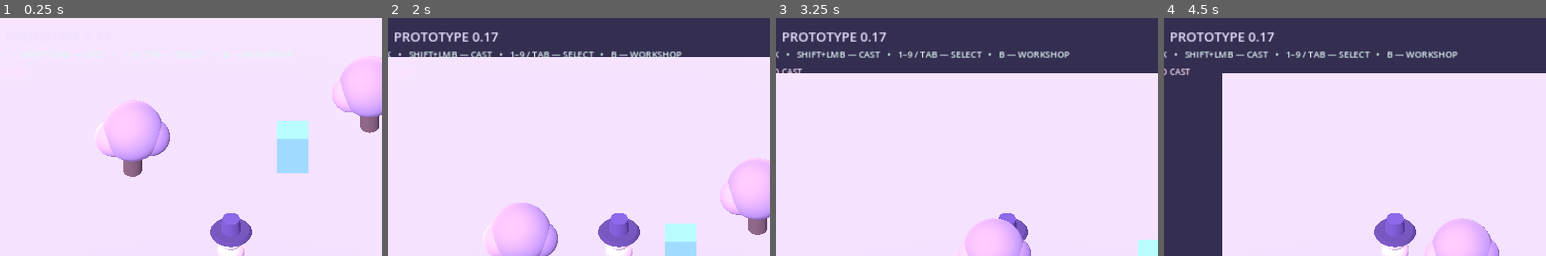
Above: before the commit, frames 1-4 (left to right).
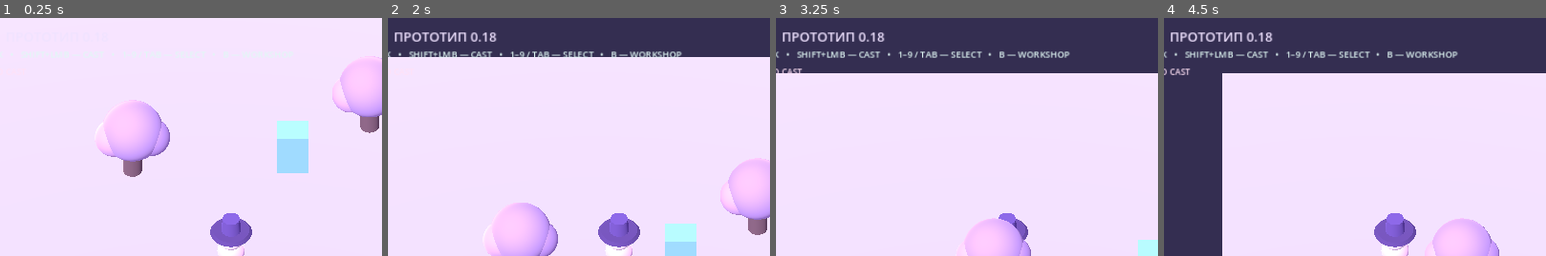
Above: after the commit, the same moments.

Repository: 0ri-space-cat/luna-dev-mode
Game: Godot game, scene res://scenes/main.tscn
Same seed, same stepped clock (60 frames per second), same inputs: the game is played once before the commit and once after it.
Inputs (mouse positions are % of the whole screen's width and height, from its top left):
- Up to frame 1 (0.25 s): no input
- Up to frame 2 (2 s): click "ENGLISH" at 0.5 s; tap Enter at 1.25 s; move the mouse to (45, 70) at 1.27 s; hold W (move_forward) from 1.28 s (still down); tap 1 at 1.35 s; click (45, 70) at 1.42 s
- Up to frame 3 (3.25 s): release W (move_forward) at 2 s; drag from (80, 65) to (45, 70) at 2.02 s; tap Space at 2.75 s; move the mouse to (20, 35) at 2.77 s; hold A (move_left) from 2.78 s (still down); tap Tab at 2.85 s
- Up to frame 4 (4.5 s): release A (move_left) at 3.5 s; drag from (55, 50) to (20, 35) at 3.52 s; click "✓ DONE [ESC]" at 4.25 s
The pictures show only the part of the screen within x 20-70%, y 0-50%; the shares and areas given below are measured in that part.

The runs differ from the first frame. In frame 2, 0.7% of the frame differs, in the area x 2-29%, y 6-10%; in frame 3, 0.7%; in frame 4, 0.7%.

Commit message:
chore: label the current bilingual inspector prototype as 0.18

Diff:
--- a/scripts/main.gd
+++ b/scripts/main.gd
@@ -391,7 +391,7 @@
 	layer.add_child(pause_tint)
 
 	var header := Label.new()
-	header.text = "LUNA: DEV MODE   ✦   ПРОТОТИП 0.17"
+	header.text = "LUNA: DEV MODE   ✦   ПРОТОТИП 0.18"
 	header.position = Vector2(24, 16)
 	header.add_theme_font_size_override("font_size", 22)
 	header.add_theme_color_override("font_color", Color("efe2ff"))
